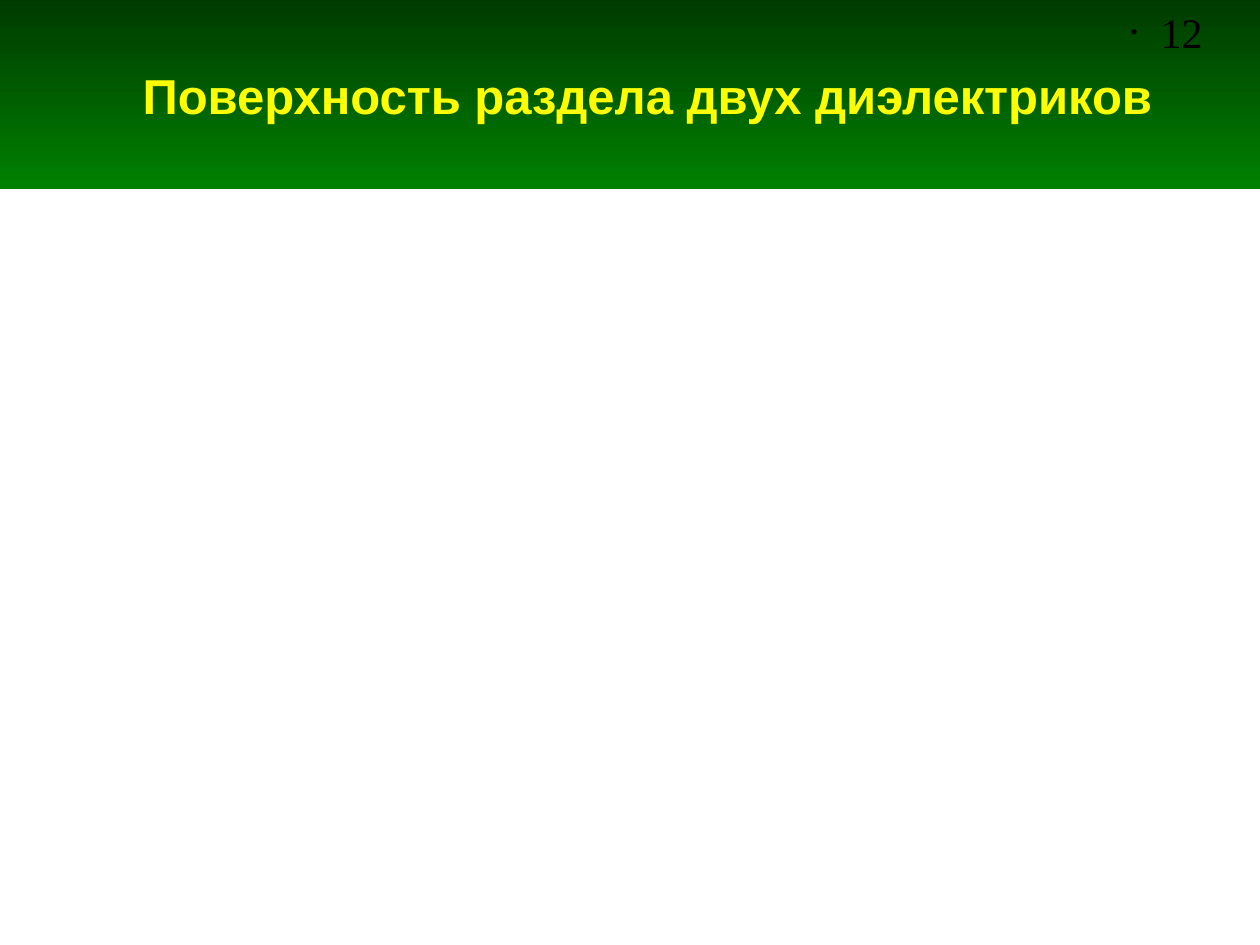
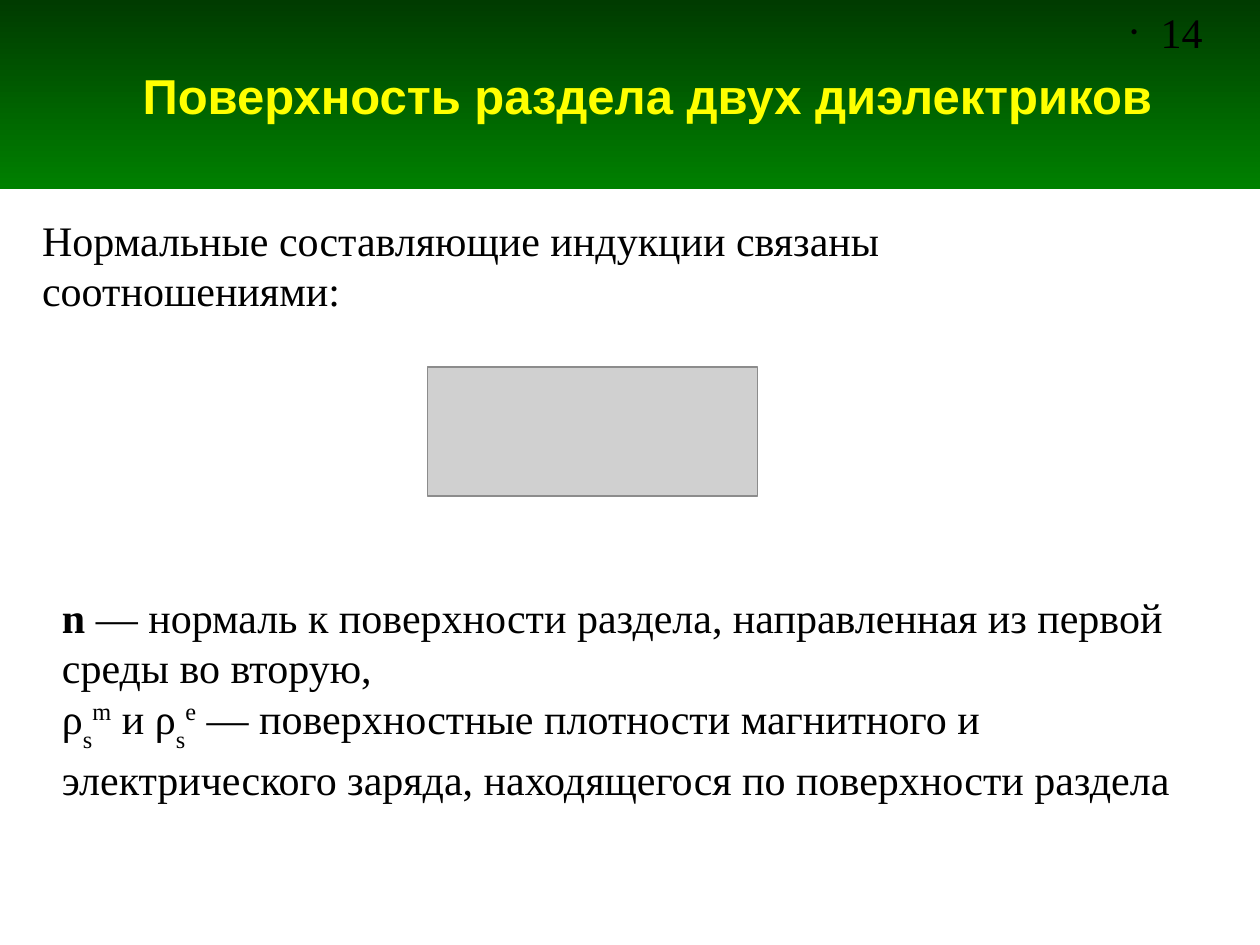
Before and after one commit to andris0147sv/modelling, a slide deck: slide 14 of presentations/1. Problem Statement.odp (slide 12 before the commit). Drawn at 1260x945 pixels with LibreOffice and Linux fonts; fonts in the diff are those of the drawing; grey boxes stand for pictures. Boxes give left, top, right and bottom in pixels: in the first picture for what was removed or moved away, otherwise in the second. Text is boxed around its words. In the diff, an @@ line names an element or a change of style, - is before the commit and + after.

```diff
--- a/presentations/1. Problem Statement.odp
+++ b/presentations/1. Problem Statement.odp
@@ page number at box(1161, 20, 1203, 48): text changed @@
-• 12
+• 14
@@ text added at box(42, 228, 879, 307), 24 pt, text #000000 @@
+Нормальные составляющие индукции связаны соотношениями:
@@ picture added at box(428, 367, 759, 495) @@
@@ text added at box(62, 604, 1169, 804), 24 pt, text #000000 @@
+n — нормаль к поверхности раздела, направленная из первой среды во вторую,
+ρsm и ρse — поверхностные плотности магнитного и электрического заряда, находящегося по поверхности раздела
```
Also in this commit, not shown: 4 other slides changed, 4 slides added, 1 slide removed.
